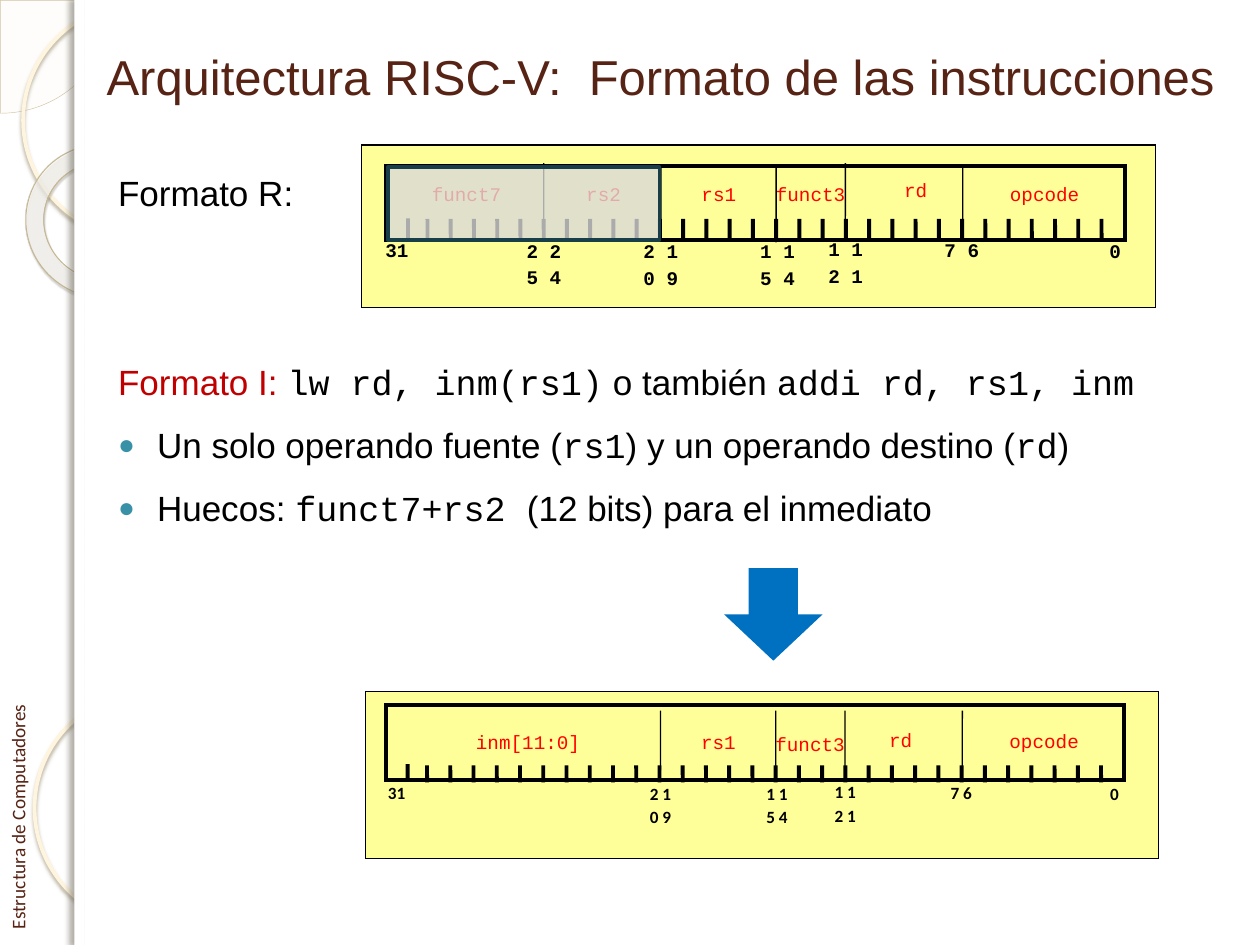
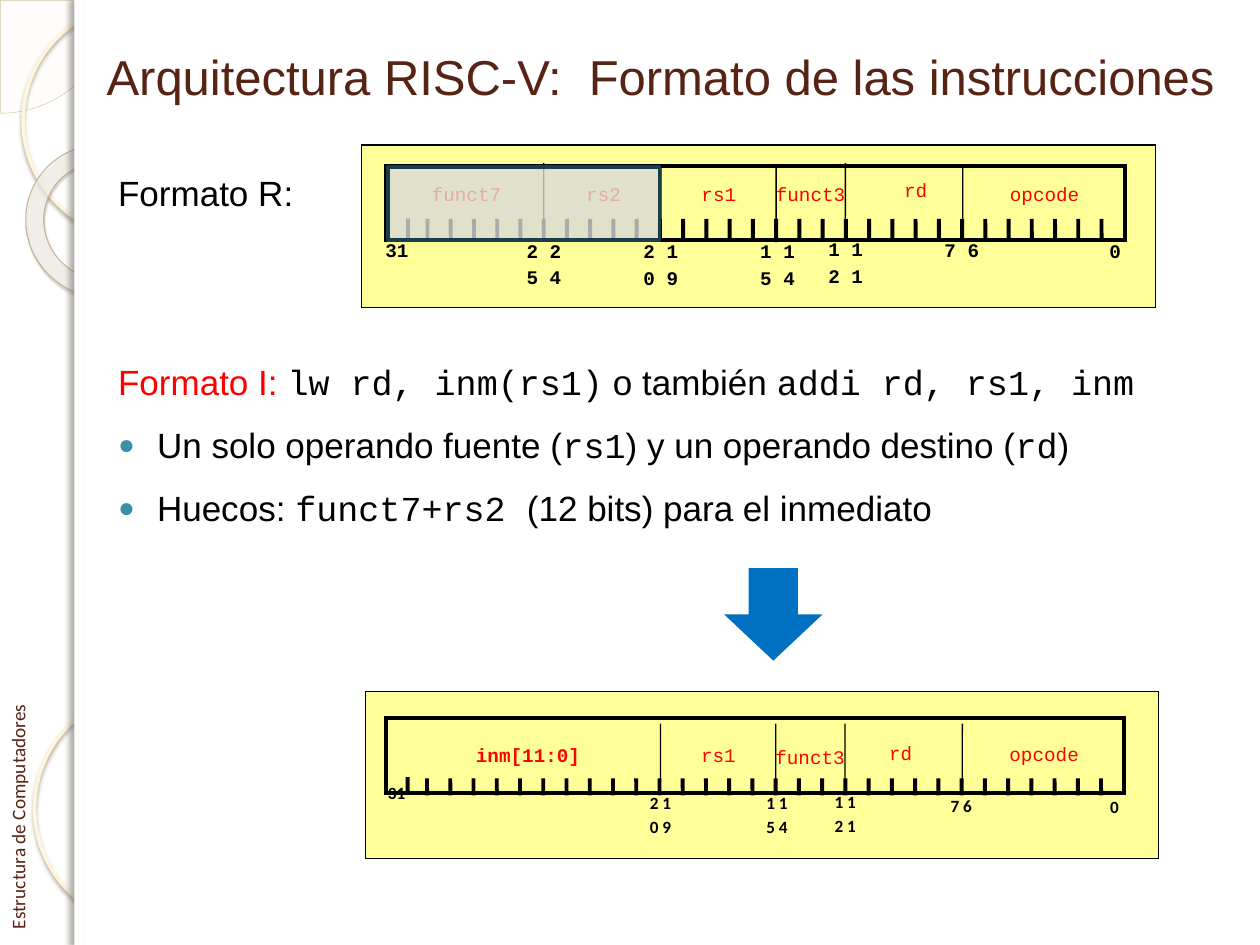
Before and after one commit to enriquesquintana/ETC, a slide deck: slide 25 of ETC_RISCV/Teoría/Tema 1. El procesador_RISCV.pptx. Drawn at 1260x945 pixels with LibreOffice and Linux fonts; fonts in the diff are those of the drawing; background and template pictures are left out. Boxes give left, top, right and bottom in pixels: in the first picture for what was removed or moved away, otherwise in the second. Text is boxed around its words. In the diff, an @@ line names an element or a change of style, - is before the commit and + after.

```diff
--- a/ETC_RISCV/Teoría/Tema 1. El procesador_RISCV.pptx
+++ b/ETC_RISCV/Teoría/Tema 1. El procesador_RISCV.pptx
@@ text at [118,369,1134,403]: text colour #C00000 to #FF0000 in "Formato I:" @@
@@ text "inm[11:0]" at [476,748,580,766]: bold on @@
@@ 4 lines, 3 texts, 1 rectangle: place and size @@
-4 lines, 3 texts, 1 rectangle at [386,706,1124,823]
+4 lines, 3 texts, 1 rectangle at [386,718,1124,833]
@@ 31 lines, 7 texts: place and size @@
-31 lines, 7 texts at [408,733,1119,800]
+31 lines, 7 texts at [408,746,1119,813]
```
Also in this commit, not shown: 7 other slides changed.
